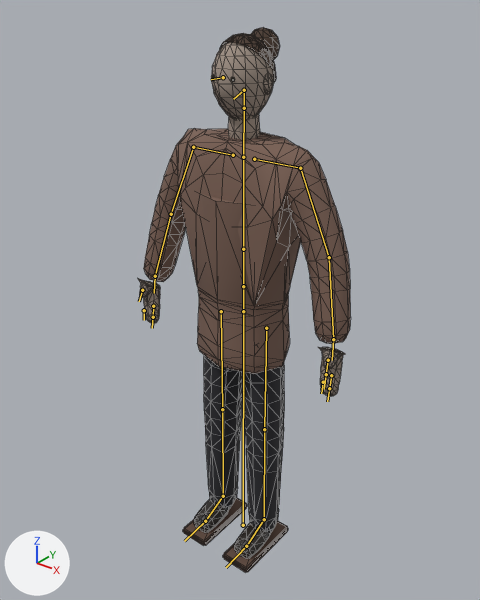
One commit to the glTF model models/city/people/barista_f_far.glb: the scene before it, then after it.
Both versions are drawn from a 50 mm lens placed at (1.13, -1.43, 1.792), pointed at (-0.01, -0.005, 0.909). Arrows for +X, +Y and +Z are at lower left; the lights stay in place. The older version comes first. The bones that change, and the others that lie on the model, are drawn over the model as lines. Mesh edges are drawn as thin lines.

The first picture shows 'human_noir'.
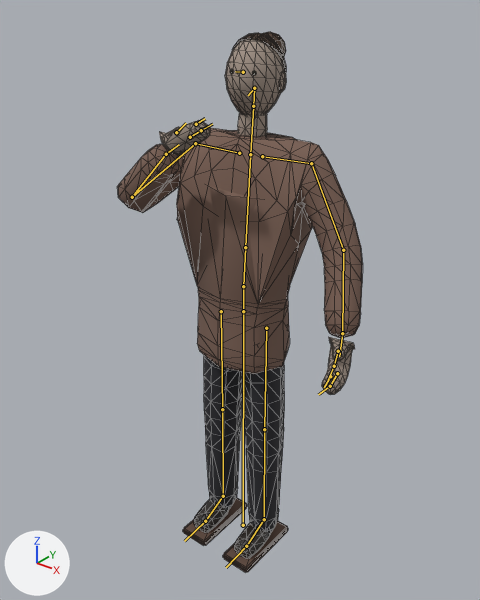
The newer file adds an action. The first version stands in its rest pose; the second is drawn at frame 6 of the action 'hand_recoil'.

Pixel boxes [x1, y1, x2, y2] of what changed, in the pictures (480 x 600 px):
'human_noir', posed (16% wider)
    before: [138, 27, 350, 572]
    after: [117, 32, 363, 572]
bone 'spine', root to tip
    before: (243, 286) to (243, 249)
    after: (243, 286) to (245, 247)
bone 'head', root to tip
    before: (244, 108) to (244, 90)
    after: (253, 106) to (254, 88)
bone 'upper_arm.L', root to tip
    before: (300, 168) to (329, 257)
    after: (311, 163) to (343, 250)
bone 'forearm.L', root to tip
    before: (329, 257) to (333, 339)
    after: (343, 250) to (342, 333)
bone 'fingers_1.L', root to tip
    before: (331, 375) to (329, 388)
    after: (337, 373) to (330, 386)
bone 'shoulder.R', root to tip
    before: (233, 155) to (193, 147)
    after: (239, 153) to (195, 143)
bone 'upper_arm.R', root to tip
    before: (193, 147) to (171, 214)
    after: (195, 143) to (132, 197)
bone 'forearm.R', root to tip
    before: (171, 214) to (155, 276)
    after: (132, 197) to (166, 154)

Edits to the bpy script that builds the scene:
```text
Change bone_spine:
    where bone_spine = bpy.data.objects['human_rig'].pose.bones['spine']  # child of 'pelvis'
    bone_spine.rotation_quaternion: (1.0, 0.0, 0.0, 0.0) -> (0.997, -0.048, 0.066, 0.003)  # degrees (0, 0, 0) -> degrees (-6, 8, 0)
Change bone_head:
    where bone_head = bpy.data.objects['human_rig'].pose.bones['head']  # child of 'neck'
    bone_head.rotation_quaternion: (1.0, 0.0, 0.0, 0.0) -> (0.998, -0.023, 0.057, 0.001)  # degrees (0, 0, 0) -> degrees (-3, 6, 0)
Change bone_upper_arm_l:
    where bone_upper_arm_l = bpy.data.objects['human_rig'].pose.bones['upper_arm.L']  # child of 'shoulder.L'
    bone_upper_arm_l.rotation_quaternion: (1.0, 0.0, 0.0, 0.0) -> (0.999, 0.0, 0.0, -0.044)  # degrees (0, 0, 0) -> degrees (0, 0, -5)
Change bone_forearm_l:
    where bone_forearm_l = bpy.data.objects['human_rig'].pose.bones['forearm.L']  # child of 'upper_arm.L'
    bone_forearm_l.rotation_quaternion: (1.0, 0.0, 0.0, 0.0) -> (0.996, -0.087, 0.0, 0.0)  # degrees (0, 0, 0) -> degrees (-10, 0, 0)
Change bone_fingers_1_l:
    where bone_fingers_1_l = bpy.data.objects['human_rig'].pose.bones['fingers_1.L']  # child of 'hand.L'
    bone_fingers_1_l.rotation_quaternion: (1.0, 0.0, 0.0, 0.0) -> (0.986, 0.0, 0.0, 0.169)  # degrees (0, 0, 0) -> degrees (0, 0, 20)
Change bone_shoulder_r:
    where bone_shoulder_r = bpy.data.objects['human_rig'].pose.bones['shoulder.R']  # child of 'spine2'
    bone_shoulder_r.rotation_quaternion: (1.0, 0.0, 0.0, 0.0) -> (0.999, 0.034, 0.0, 0.0)  # degrees (0, 0, 0) -> degrees (4, 0, 0)
Change bone_upper_arm_r:
    where bone_upper_arm_r = bpy.data.objects['human_rig'].pose.bones['upper_arm.R']  # child of 'shoulder.R'
    bone_upper_arm_r.rotation_quaternion: (1.0, 0.0, 0.0, 0.0) -> (0.92, -0.318, -0.074, 0.215)  # degrees (0, 0, 0) -> degrees (-38, 0, 26)
Change bone_forearm_r:
    where bone_forearm_r = bpy.data.objects['human_rig'].pose.bones['forearm.R']  # child of 'upper_arm.R'
    bone_forearm_r.rotation_quaternion: (1.0, 0.0, 0.0, 0.0) -> (0.589, -0.808, 0.0, 0.0)  # degrees (0, 0, 0) -> degrees (-108, 0, 0)
```
